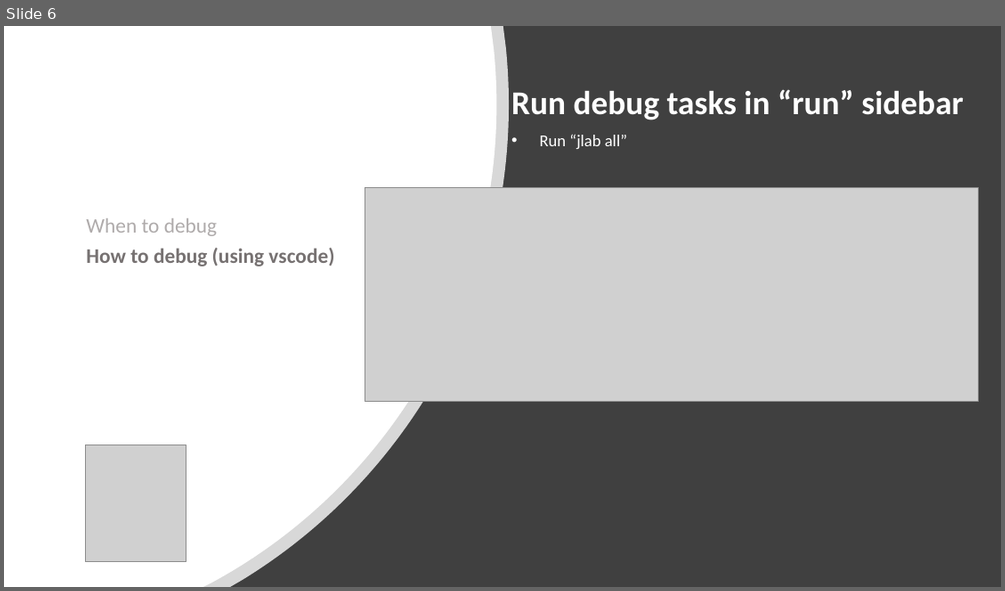
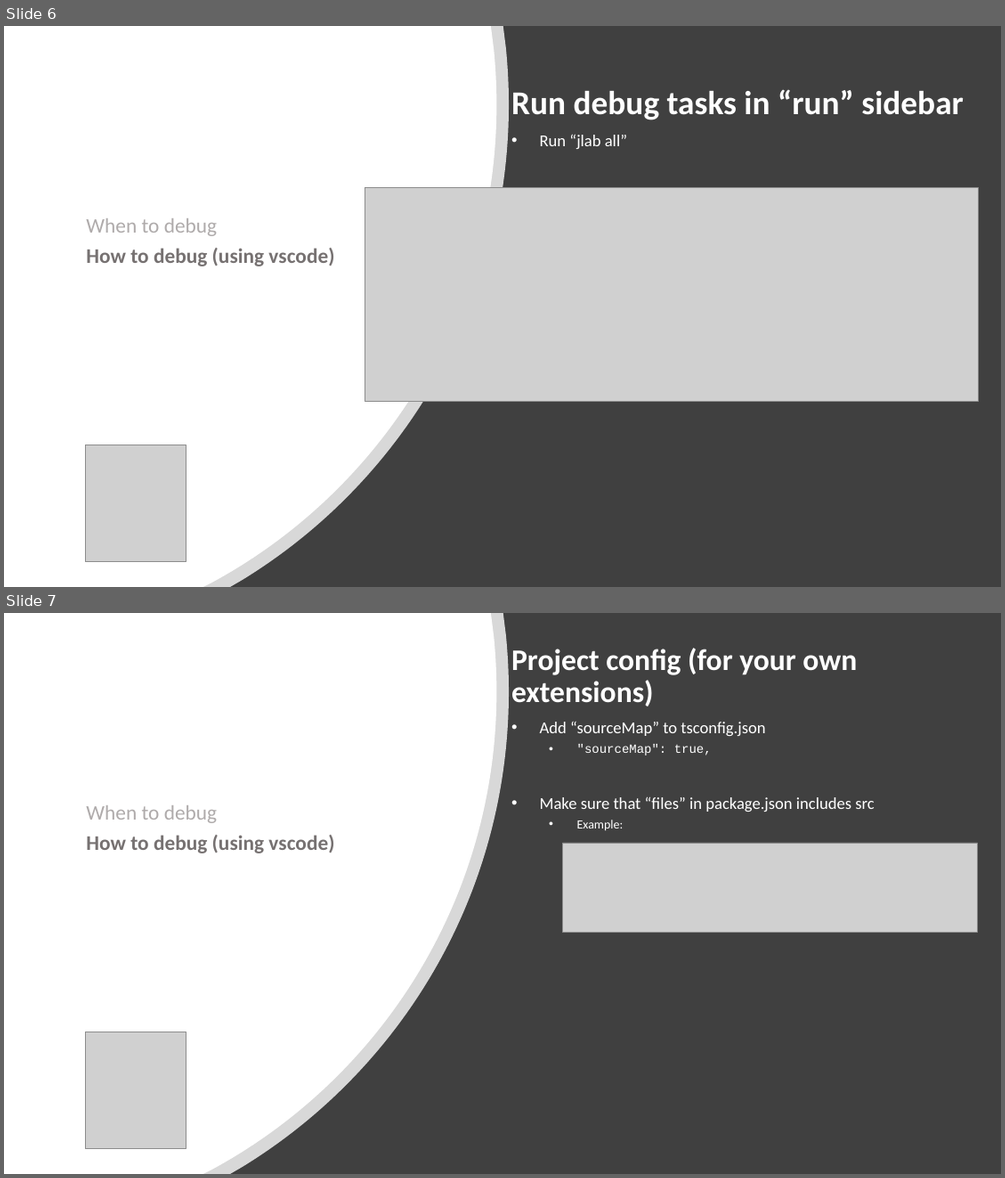
Before and after one commit to jupytercon/jupytercon2020-developingextensions, a slide deck: slides/3-jupytercon_2020_debug_tutorial.pptx. Shown one above the other, each under a label of ours: slide 6 before the commit, slides 6 and 7 after it. The pictures are 1005x591 and 1005x1178 pixels, drawn with LibreOffice and Linux fonts; fonts in the diff are those of the drawing; grey boxes stand for pictures. Boxes give left, top, right and bottom in pixels: in the first picture for what was removed or moved away, otherwise in the second. Text is boxed around its words. In the diff, an @@ line names an element or a change of style, - is before the commit and + after.

Commit message:
updated debug tutorial slides

```diff
--- a/slides/3-jupytercon_2020_debug_tutorial.pptx
+++ b/slides/3-jupytercon_2020_debug_tutorial.pptx
@@ slide 7 added at [4,613,1001,1174], background #FFFFFF @@
@@ rectangle added at [4,613,1001,1174], fill #404040 @@
@@ freeform shape added at [4,613,509,1174], fill #FFFFFF at 80% opacity @@
@@ freeform shape added at [4,613,497,1174], fill #FFFFFF @@
@@ title added at [511,648,857,706], 28.8 pt, text #FFFFFF, bold @@
+Project config (for your own extensions)
@@ subtitle added at [540,722,874,831], 16 pt, text #FFFFFF @@
+• Add “sourceMap” to tsconfig.json
+  • "sourceMap": true,
+• Make sure that “files” in package.json includes src
+  • Example:
@@ text added at [86,805,334,853], 20 pt, text #767171, bold @@
+When to debug
+How to debug (using vscode)
@@ picture added at [563,843,978,933] @@
@@ picture added at [85,1032,186,1149] @@
```
Also in this commit, not shown: 2 slides changed, 1 other file.
